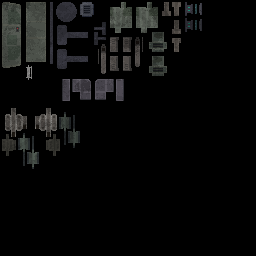
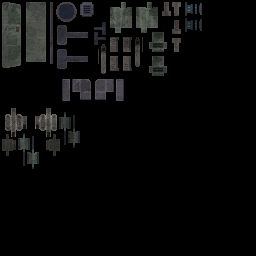
Revision of a layered w=256, h=256 image; what changed, layer by layer:
painted on "color" over [6, 2, 88, 80]
painted on "tg_robot.png" over [26, 65, 32, 80]
